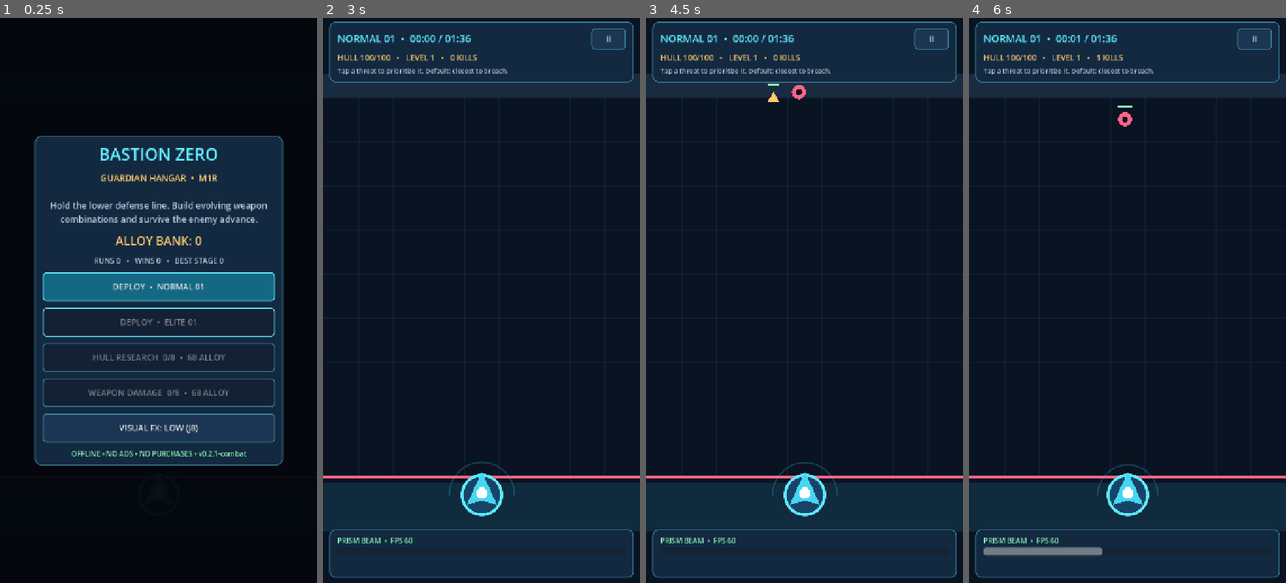
Above: before the commit, frames 1-4 (left to right).
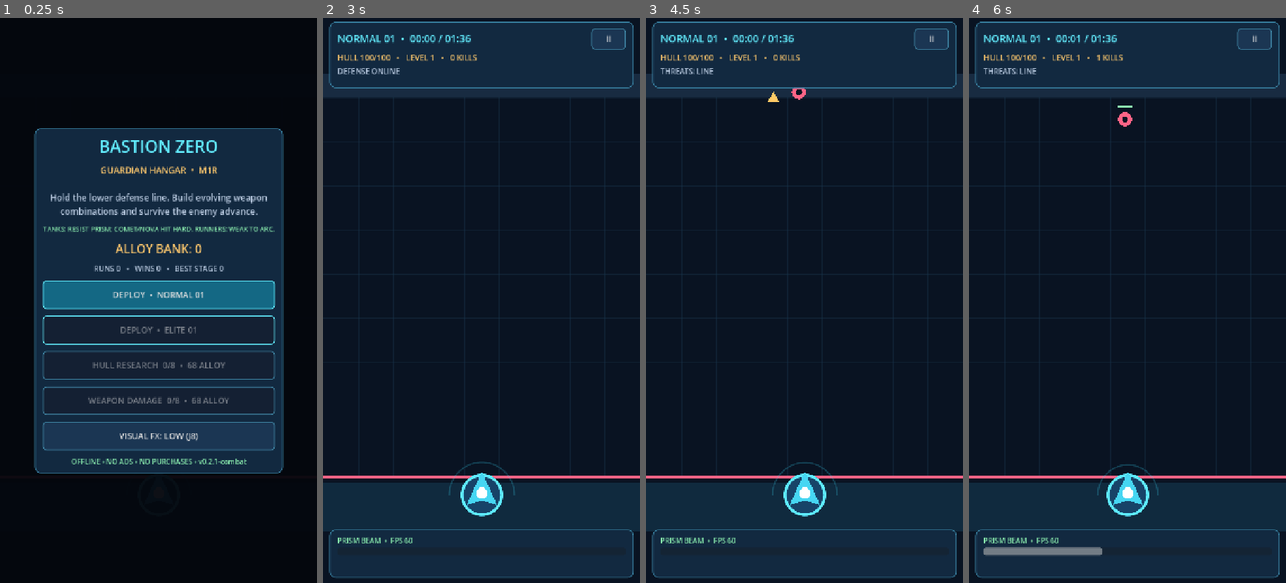
Above: after the commit, the same moments.

Repository: dante-souza/bastion_zero
Game: Godot game, scene res://scenes/main.tscn
Two runs of this game, one before a commit and one after it. Both use one fixed random seed, a clock stepped at 60 frames per second and the inputs below.
Inputs:
- Up to frame 1 (0.25 s): no input
- Up to frame 2 (3 s): click "DEPLOY • NORMAL 01" at 0.5 s; click "II" at 1.25 s; click "ABANDON RUN (NO ALLOY)" at 2 s; click "DEPLOY • NORMAL 01" at 2.75 s
- Up to frame 3 (4.5 s): click "II" at 3.5 s; click "RESUME" at 4.25 s
- Up to frame 4 (6 s): click "II" at 5 s; click "RESUME" at 5.75 s

The runs differ from the first frame. In frame 1, 14% of the frame differs, in the area x 10-90%, y 19-81%; in frame 2, 0.8%; in frame 3, 0.9%; in frame 4, 0.8%.

Commit message:
test(ui): validate combat refinements and expose formations/breaches in HUD and results

Diff:
--- a/scripts/main.gd
+++ b/scripts/main.gd
@@ -11,6 +11,7 @@
 var hud_title: Label
 var hud_detail: Label
 var hud_tools: Label
+var hud_cue: Label
 var xp_bar: ProgressBar
 var current_stage := 1
 
@@ -52,7 +53,7 @@
     top.anchor_left = 0.02
     top.anchor_right = 0.98
     top.offset_top = 8
-    top.offset_bottom = 132
+    top.offset_bottom = 158
     hud.add_child(top)
     var stack := VBoxContainer.new()
     stack.add_theme_constant_override("separation", 6)
@@ -68,7 +69,8 @@
     title_row.add_child(pause_button)
     hud_detail = _label("HULL 100/100  •  LV 1", 18, GOLD)
     stack.add_child(hud_detail)
-    stack.add_child(_label("Tap a threat to prioritize it. Default: closest to breach.", 15, PALE))
+    hud_cue = _label("Tap a threat to prioritize it.", 17, PALE)
+    stack.add_child(hud_cue)
     var bottom := _panel()
     bottom.anchor_left = 0.02
     bottom.anchor_right = 0.98
@@ -102,6 +104,10 @@
         if int(info["weapons"].get(key, 0)) > 0:
             unlocked.append(GameCatalog.upgrade_name(key))
     hud_tools.text = " + ".join(unlocked) + "  •  FPS %d" % Engine.get_frames_per_second()
+    var current_event: String = String(info.get("event", ""))
+    hud_cue.text = current_event if not current_event.is_empty() else "FORMATION: %s  •  BREACHES: %d" % [
+        String(info.get("formation", "LINE")), int(info.get("breaches", 0))
+    ]
     xp_bar.max_value = int(info["next_xp"])
     xp_bar.value = int(info["xp"])
 
@@ -111,6 +117,7 @@
     record = SaveData.validated(record)
     var content := _screen("BASTION ZERO", "GUARDIAN HANGAR  •  M1R")
     content.add_child(_label("Hold the lower defense line. Build evolving weapon combinations and survive the enemy advance.", 20, PALE, true))
+    content.add_child(_label("TANKS: RESIST PRISM; COMET/NOVA HIT HARD. RUNNERS: WEAK TO ARC.", 15, GREEN, true))
     content.add_child(_label("ALLOY BANK: %d" % int(record["bank"]), 27, GOLD, true))
     content.add_child(_label("RUNS %d   •   WINS %d   •   BEST STAGE %d" % [
         record["runs"], record["wins"], record["best_stage"]
@@ -195,6 +202,9 @@
         GameCatalog.format_time(float(stats["time"])), int(stats["kills"]), int(stats["level"])
     ], 20, PALE, true))
     content.add_child(_label("+%d ALLOY" % int(stats["reward"]), 31, GOLD, true))
+    content.add_child(_label("BREACHES: %d  •  FORMATIONS: %d" % [
+        int(stats.get("breaches", 0)), int(stats.get("formations", 0))
+    ], 17, PALE, true))
     content.add_child(_label("DAMAGE BY WEAPON", 22, CYAN, true))
     for key in GameCatalog.WEAPON_ORDER:
         var dmg: float = float(stats["damage"].get(key, 0.0))
--- a/tests/test_smoke.gd
+++ b/tests/test_smoke.gd
@@ -48,6 +48,19 @@
     SaveData.record_run(wallet, 1, true, {"reward": 94, "kills": 5})
     _expect(wallet["stage_unlocked"] == 2 and wallet["best_stage"] == 1, "victory unlocks elite")
     _expect(wallet["wins"] == 1 and wallet["bank"] == 94, "reward and victory tracked")
+    _expect(CombatDirector.pattern_for(1, 0.0, 0) == "LINE", "Normal opens with line formation")
+    _expect(CombatDirector.pattern_for(2, 0.0, 0) == "PINCER", "Elite opens with pincer")
+    _expect(CombatDirector.pattern_for(2, 40.0, 0) != CombatDirector.pattern_for(1, 40.0, 0), "stages use distinct encounter pacing")
+    var formations: Array[Dictionary] = CombatDirector.formation(2, 85.0, 3, rng)
+    _expect(formations.size() >= 3, "authored late-game formations have multiple enemies")
+    var formation_safe := true
+    for member in formations:
+        if float(member["x"]) < 40.0 or float(member["x"]) > 680.0:
+            formation_safe = false
+    _expect(formation_safe, "spawned enemies remain in battlefield lanes")
+    _expect(is_equal_approx(GameCatalog.damage_factor("tank", "beam"), 0.72), "tank armor resists beams")
+    _expect(GameCatalog.damage_factor("tank", "volley") > 1.0, "Comet Volley counters tank armor")
+    _expect(GameCatalog.damage_factor("runner", "arc") > 1.0, "Arc Relay counters runners")
     var arena := Arena.new()
     root.add_child(arena)
     arena.begin_run({"hull": 1, "damage": 2}, 1, true)
@@ -67,6 +80,22 @@
     _expect(arena.state == "paused", "pause")
     arena.toggle_pause()
     _expect(arena.state == "running", "resume")
+    arena._spawn_enemy("tank", 450.0, 170.0)
+    var tank_id: int = int(arena.enemies.back()["id"])
+    var tank_dealt := arena._damage_by_id(tank_id, 10.0, "beam")
+    _expect(is_equal_approx(tank_dealt, 7.2), "armor applies during actual damage calculation")
+    _expect(arena.weapon_damage["beam"] >= 18.7, "damage meter tracks armor-adjusted results")
+    var elite_battle := Arena.new()
+    root.add_child(elite_battle)
+    elite_battle.begin_run({"hull": 0, "damage": 0}, 2, true)
+    elite_battle._elite_spawned = true
+    elite_battle._spawn_enemy("elite", 360.0, 195.0)
+    elite_battle.enemies[0]["hp"] = float(elite_battle.enemies[0]["max_hp"]) * 0.49
+    elite_battle._process_elite_phase()
+    _expect(elite_battle._elite_enraged and elite_battle.enemies.size() == 3, "elite summons escorts at half health")
+    elite_battle._process_elite_phase()
+    _expect(elite_battle.enemies.size() == 3, "elite escorts summon only once")
+    elite_battle.queue_free()
     arena._finish(false)
     _expect(arena.state == "finished", "stage loss ends battle")
     arena.queue_free()
Not shown, changed: export_presets.cfg
Not shown, changed: README.md
Not shown, changed: docs/M1R-DIRECTIONAL-DEFENSE-REBUILD.md
